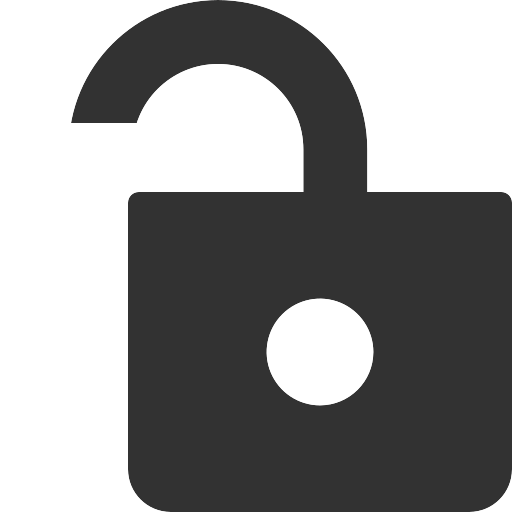
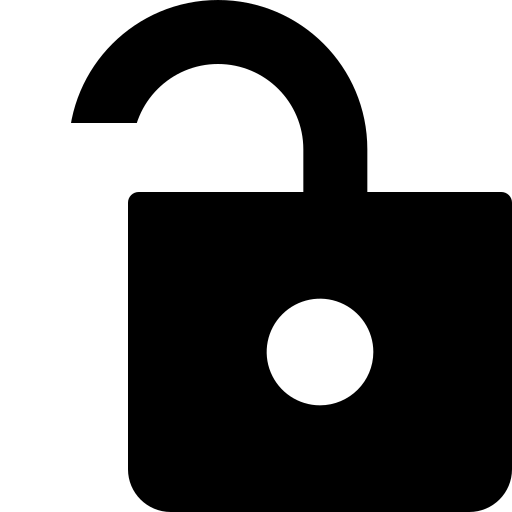
Two versions of the same layered image (w=512, h=512). Layer-by-layer changes:
pixels changed over <box>71,0,512,512</box> (layer not identified)